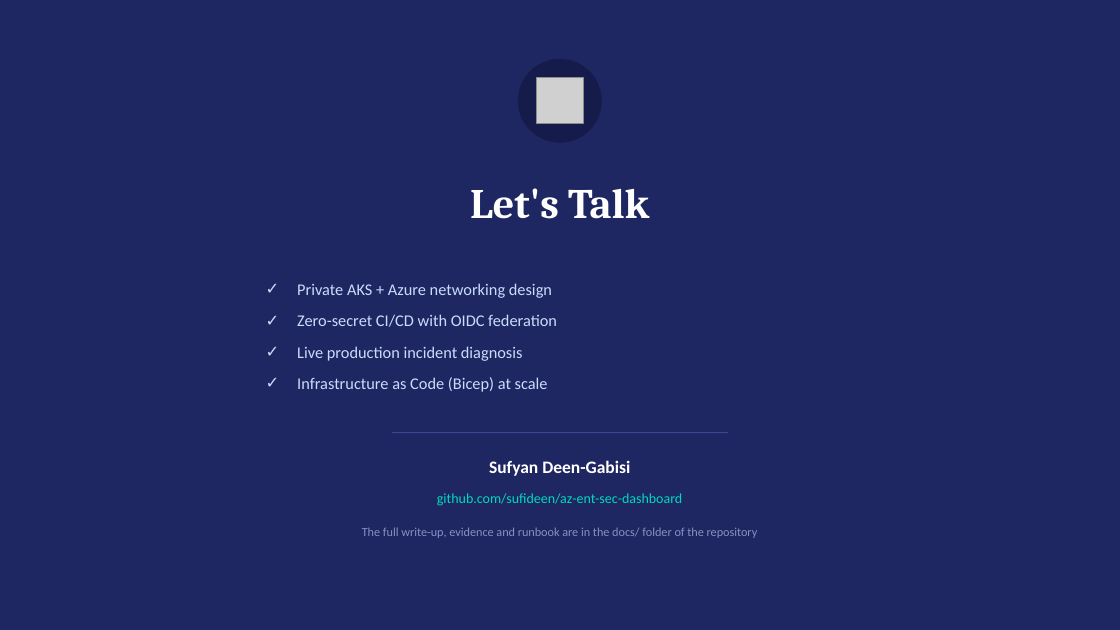
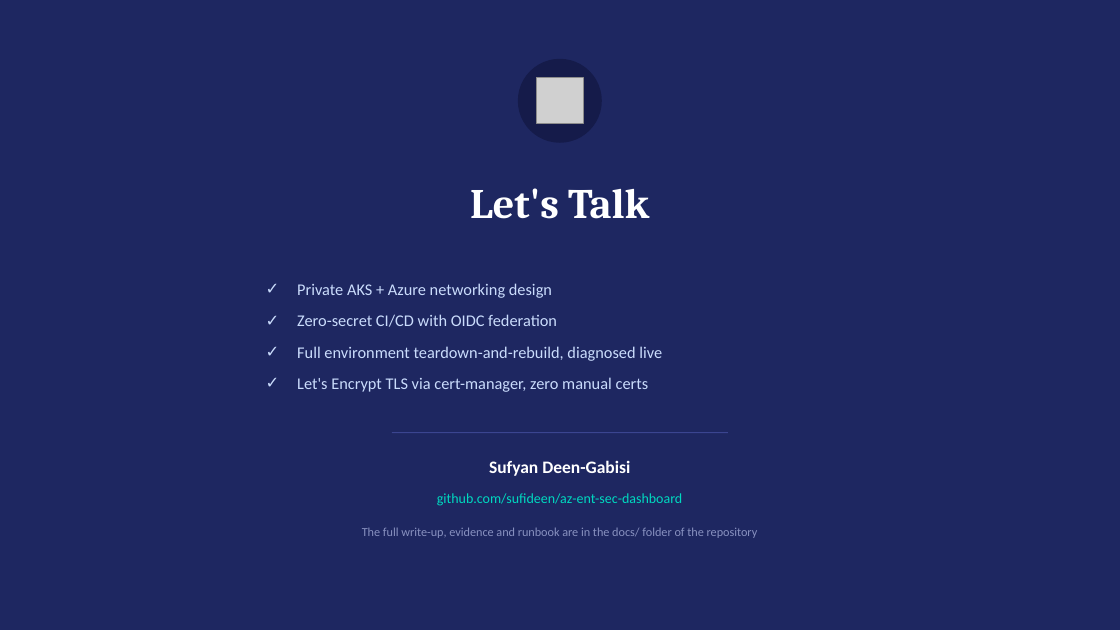
Before and after one commit to sufideen/az-ent-sec-dashboard, a slide deck: slide 5 of docs/webplat-kubernetes-showcase.pptx (slide 11 before the commit). Drawn at 1120x630 pixels with LibreOffice and Linux fonts; fonts in the diff are those of the drawing; grey boxes stand for pictures. Boxes give left, top, right and bottom in pixels: in the first picture for what was removed or moved away, otherwise in the second. Text is boxed around its words. In the diff, an @@ line names an element or a change of style, - is before the commit and + after.

```diff
--- a/docs/webplat-kubernetes-showcase.pptx
+++ b/docs/webplat-kubernetes-showcase.pptx
@@ text at <box>297,346,662,392</box>: text changed @@
-✓ Live production incident diagnosis
-✓ Infrastructure as Code (Bicep) at scale
+✓ Full environment teardown-and-rebuild, diagnosed live
+✓ Let's Encrypt TLS via cert-manager, zero manual certs
```
Also in this commit, not shown: 3 other slides changed, 1 slide added, 7 slides removed, 9 other files.
